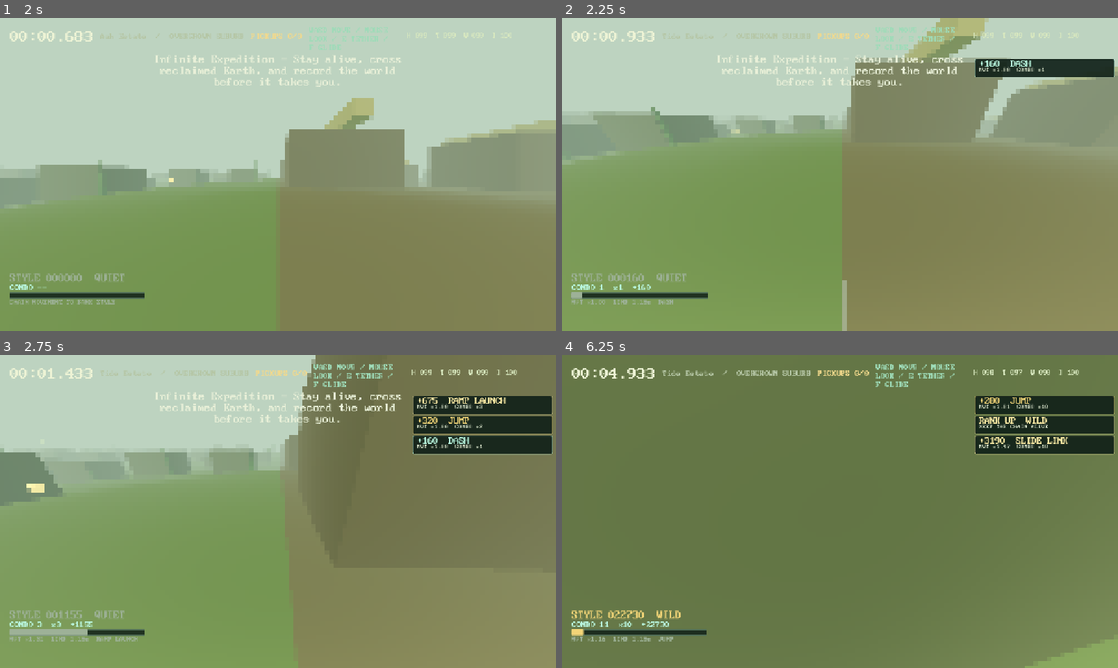
Above: before the commit, frames 1-4 (two rows, left to right).
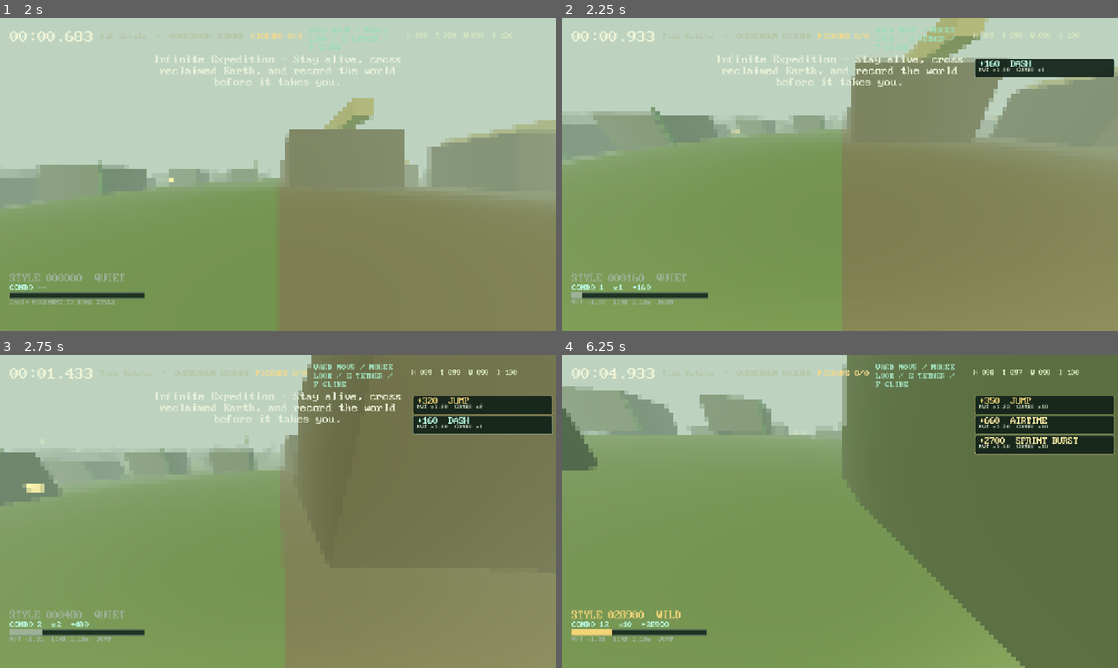
Above: after the commit, the same moments.

Repository: gongahkia/hot-cross-buns
Game: Godot game, scene res://scenes/main.tscn
Same seed, same stepped clock (60 frames per second), same inputs: the game is played once before the commit and once after it.
Inputs (mouse positions are in pixels of both pictures, inside the frame that each line leads up to):
- Up to frame 1 (2 s): click "Choose a journey" at 0.5 s; click "Infinite Expedition SURVIVAL …" at 1.25 s
- Up to frame 2 (2.25 s): tap Enter at 2 s; move the mouse to (834, 180) at 2.02 s; hold W (move_forward) from 2.03 s (still down); tap Shift (dash) at 2.1 s; click (834, 180) at 2.17 s
- Up to frame 3 (2.75 s): keep holding W (move_forward); tap Space (jump) at 2.27 s
- Up to frame 4 (6.25 s): move the mouse to (878, 514) at 2.77 s; tap F (glide) at 2.85 s; tap Space (jump) at 3.02, 4.52, 5.27, 6.02 s; move the mouse to (795, 508) at 3.52 s; hold E (grapple) 3.53-4.28 s; move the mouse to (845, 511) at 4.27 s; release W (move_forward) at 4.28 s; hold A (move_left) 4.28-5.03 s; tap Q (slam) at 4.35 s; click (845, 511) at 4.42 s; move the mouse to (817, 505) at 5.02 s; hold C (slide) 5.03-5.78 s; hold W (move_forward) from 5.03 s (still down); move the mouse to (867, 511) at 5.77 s; tap Ctrl (sprint) at 5.85 s

Frame 1 is identical in both runs. In frame 2, 0.1% of the frame differs, in the area x 50-52%, y 83-100%; in frame 3, 2.4%; in frame 4, 61%, in the area x 0-100%, y 0-100%.

Commit message:
Add safe collision LOD handoff

Diff:
--- /dev/null
+++ b/scripts/world_collision_handoff.gd
@@ -0,0 +1,12 @@
+class_name WorldCollisionHandoff
+extends RefCounted
+
+static func install(body:StaticBody3D,replacement:CollisionShape3D)->CollisionShape3D:
+	var retiring:=body.get_node_or_null("Collision") as CollisionShape3D
+	if retiring:retiring.name="RetiringCollision"
+	replacement.name="Collision";body.add_child(replacement)
+	return retiring
+
+static func retire_after_physics_frame(tree:SceneTree,collision:CollisionShape3D)->void:
+	await tree.physics_frame
+	if is_instance_valid(collision):collision.queue_free()
--- a/scripts/world_collision_lod_test.gd
+++ b/scripts/world_collision_lod_test.gd
@@ -1,6 +1,7 @@
 extends SceneTree
 const LOD=preload("res://scripts/world_collision_lod.gd")
 const MESH=preload("res://scripts/world_collision_mesh.gd")
+const HANDOFF=preload("res://scripts/world_collision_handoff.gd")
 const GENERATOR=preload("res://scripts/world_generator.gd")
 var failed:=false
 func _expect(condition:bool,message:String)->void:
@@ -12,4 +13,11 @@
 		var shape:=MESH.heightmap(generator,GENERATOR.CHUNK_SIZE,3,-2,grid)
 		_expect(shape.map_width==grid+1 and shape.map_depth==grid+1,"collision map dimensions drifted")
 		_expect(shape.map_data.size()==(grid+1)*(grid+1),"collision map data size drifted")
+	var body:=StaticBody3D.new();var previous:=CollisionShape3D.new();previous.name="Collision";body.add_child(previous)
+	var replacement:=CollisionShape3D.new();var retiring:=HANDOFF.install(body,replacement)
+	_expect(retiring==previous and previous.get_parent()==body and previous.name=="RetiringCollision" and body.get_node_or_null("Collision")==replacement,"collision handoff removed support before replacement")
+	get_root().add_child(body);HANDOFF.retire_after_physics_frame(self,retiring)
+	await physics_frame;await process_frame
+	_expect(not is_instance_valid(retiring),"retiring collision survived its handoff tick")
+	body.queue_free();await process_frame
 	quit(1 if failed else 0)
--- a/scripts/world_streamer.gd
+++ b/scripts/world_streamer.gd
@@ -13,6 +13,7 @@
 const RENDER_LOD := preload("res://scripts/world_render_lod.gd")
 const COLLISION_LOD := preload("res://scripts/world_collision_lod.gd")
 const COLLISION_MESH := preload("res://scripts/world_collision_mesh.gd")
+const COLLISION_HANDOFF := preload("res://scripts/world_collision_handoff.gd")
 
 const GRID := 16
 const ACTIVE_RADIUS := 2
@@ -70,6 +71,7 @@
 			var stale: Node = chunks[id]
 			chunks.erase(id)
 			stale.queue_free()
+	_update_collision_lods()
 	_update_region()
 	chunk_stats_changed.emit({"active": chunks.size(), "center": [center.x, center.y]})
 
@@ -105,6 +107,8 @@
 	root.name = "Chunk_%d_%d" % [chunk_x, chunk_z]
 	root.position = origin.local_chunk_position(Vector2i(chunk_x, chunk_z))
 	root.set_meta("descriptor", descriptor)
+	root.set_meta("chunk_x",chunk_x)
+	root.set_meta("chunk_z",chunk_z)
 	add_child(root)
 	var distance:=Vector2(float(chunk_x-current_center.x),float(chunk_z-current_center.y)).length();var render_grid:=RENDER_LOD.grid_for_distance(distance);var collision_grid:=COLLISION_LOD.grid_for_distance(distance)
 	root.set_meta("render_grid",render_grid)
@@ -116,15 +120,25 @@
 	visual.mesh = mesh
 	visual.material_override = _terrain_material(str(descriptor.biome), str(descriptor.region.family))
 	terrain.add_child(visual)
-	var collision := CollisionShape3D.new()
-	collision.shape = COLLISION_MESH.heightmap(generator, GENERATOR.CHUNK_SIZE, chunk_x, chunk_z, collision_grid)
-	var step := GENERATOR.CHUNK_SIZE / float(collision_grid)
-	collision.position = Vector3(GENERATOR.CHUNK_SIZE * 0.5, 0.0, GENERATOR.CHUNK_SIZE * 0.5)
-	collision.scale = Vector3(step, step, step)
-	terrain.add_child(collision)
+	terrain.add_child(_collision_shape(chunk_x,chunk_z,collision_grid))
 	root.add_child(terrain)
 	_add_features(root, chunk_x, chunk_z, descriptor)
 	return root
+
+func _update_collision_lods()->void:
+	for root:Node3D in chunks.values():
+		var chunk_x:=int(root.get_meta("chunk_x",0));var chunk_z:=int(root.get_meta("chunk_z",0));var distance:=Vector2(float(chunk_x-current_center.x),float(chunk_z-current_center.y)).length();var grid:=COLLISION_LOD.grid_for_distance(distance)
+		if int(root.get_meta("collision_grid",GRID))==grid:continue
+		var terrain:=root.get_node_or_null("Terrain") as StaticBody3D
+		if not terrain:continue
+		var retiring:=COLLISION_HANDOFF.install(terrain,_collision_shape(chunk_x,chunk_z,grid))
+		root.set_meta("collision_grid",grid)
+		if retiring:COLLISION_HANDOFF.retire_after_physics_frame(get_tree(),retiring)
+
+func _collision_shape(chunk_x:int,chunk_z:int,grid:int)->CollisionShape3D:
+	var collision:=CollisionShape3D.new();collision.shape=COLLISION_MESH.heightmap(generator,GENERATOR.CHUNK_SIZE,chunk_x,chunk_z,grid)
+	var step:=GENERATOR.CHUNK_SIZE/float(grid);collision.position=Vector3(GENERATOR.CHUNK_SIZE*.5,0.0,GENERATOR.CHUNK_SIZE*.5);collision.scale=Vector3(step,step,step)
+	return collision
 
 func _terrain_mesh(chunk_x: int, chunk_z: int, biome: String, family: String, grid: int = GRID) -> ArrayMesh:
 	var surface := SurfaceTool.new()
Not shown, added: docs/collision-handoff.md
Not shown, changed: docs/collision-mesh-lod.md
